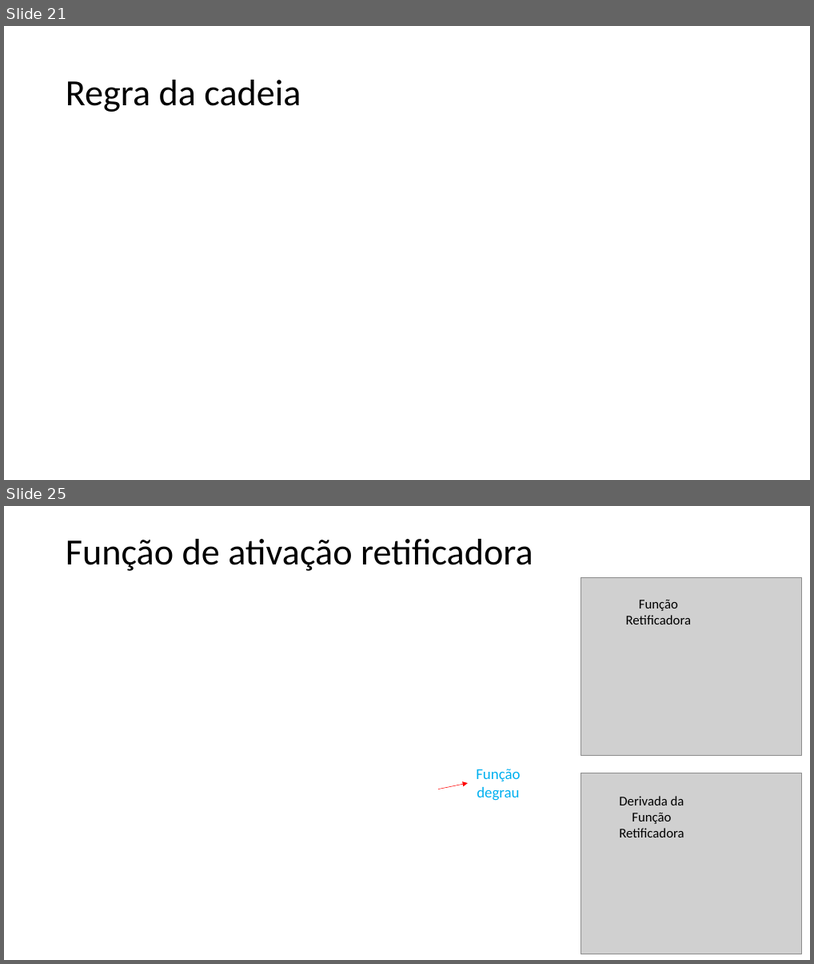
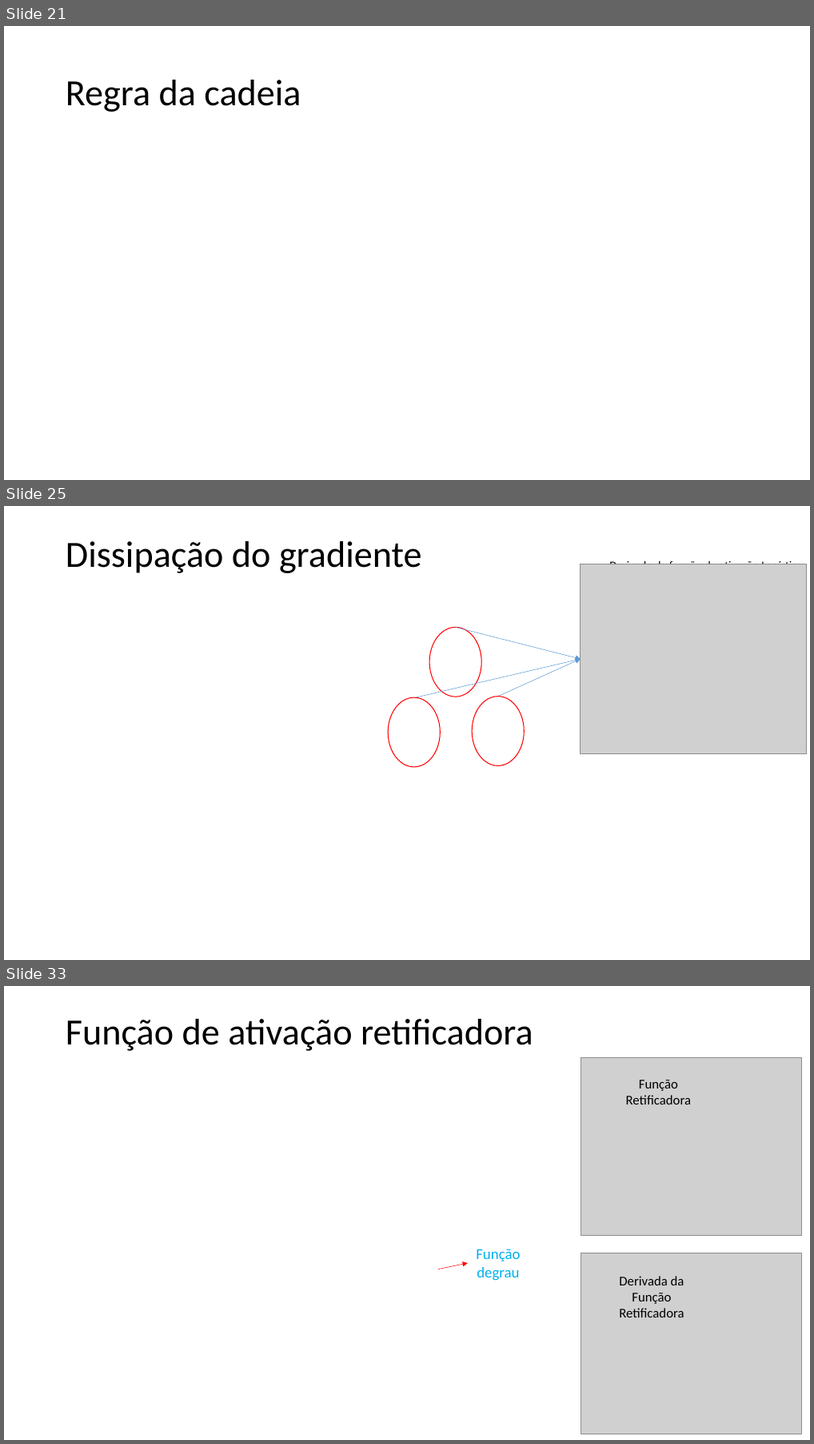
Before and after one commit to zz4fap/t320_aprendizado_de_maquina, a slide deck: slides/T320_Redes_Neurais_Artificiais (Parte II).pptx. Shown one above the other, each under a label of ours: slides 21 and 25 before the commit, slides 21, 25 and 33 after it; the slides between them are not shown. The pictures are 814x964 and 814x1444 pixels, drawn with LibreOffice and Linux fonts; fonts in the diff are those of the drawing; grey boxes stand for pictures. Boxes give left, top, right and bottom in pixels: in the first picture for what was removed or moved away, otherwise in the second. Text is boxed around its words. In the diff, an @@ line names an element or a change of style, - is before the commit and + after.

```diff
--- a/slides/T320_Redes_Neurais_Artificiais (Parte II).pptx
+++ b/slides/T320_Redes_Neurais_Artificiais (Parte II).pptx
@@ slide 25 added at <box>4,506,810,960</box>, background #FFFFFF @@
@@ title added at <box>66,541,422,573</box>, 44 pt, text #000000 @@
+Dissipação do gradiente
@@ picture added at <box>581,564,807,754</box> @@
@@ text added at <box>610,560,802,564</box>, 14 pt, text #000000 @@
+Derivada da função de ativação Logística
@@ ellipse added at <box>430,627,482,696</box>, outline #FF0000 1 pt @@
@@ arrow added from (456, 627) to (581, 659), #5B9BD5 0.5 pt @@
@@ arrow added from (416, 697) to (581, 659), #5B9BD5 0.5 pt @@
@@ arrow added from (498, 696) to (581, 659), #5B9BD5 0.5 pt @@
@@ ellipse added at <box>388,697,440,767</box>, outline #FF0000 1 pt @@
@@ ellipse added at <box>472,696,524,765</box>, outline #FF0000 1 pt @@
@@ what was slide 25 is now slide 33 @@
```
Also in this commit, not shown: 2 slides changed, 7 other slides added.
